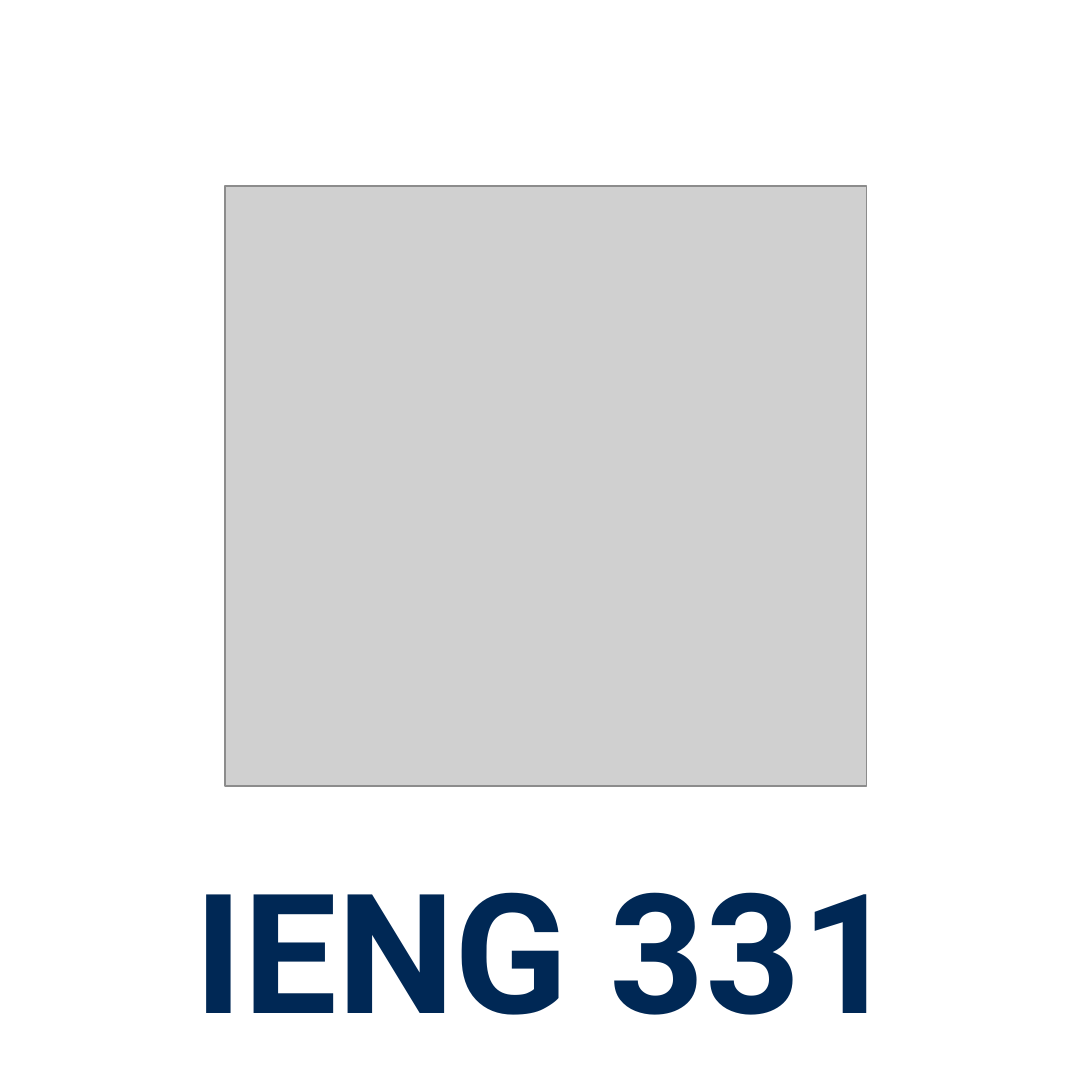
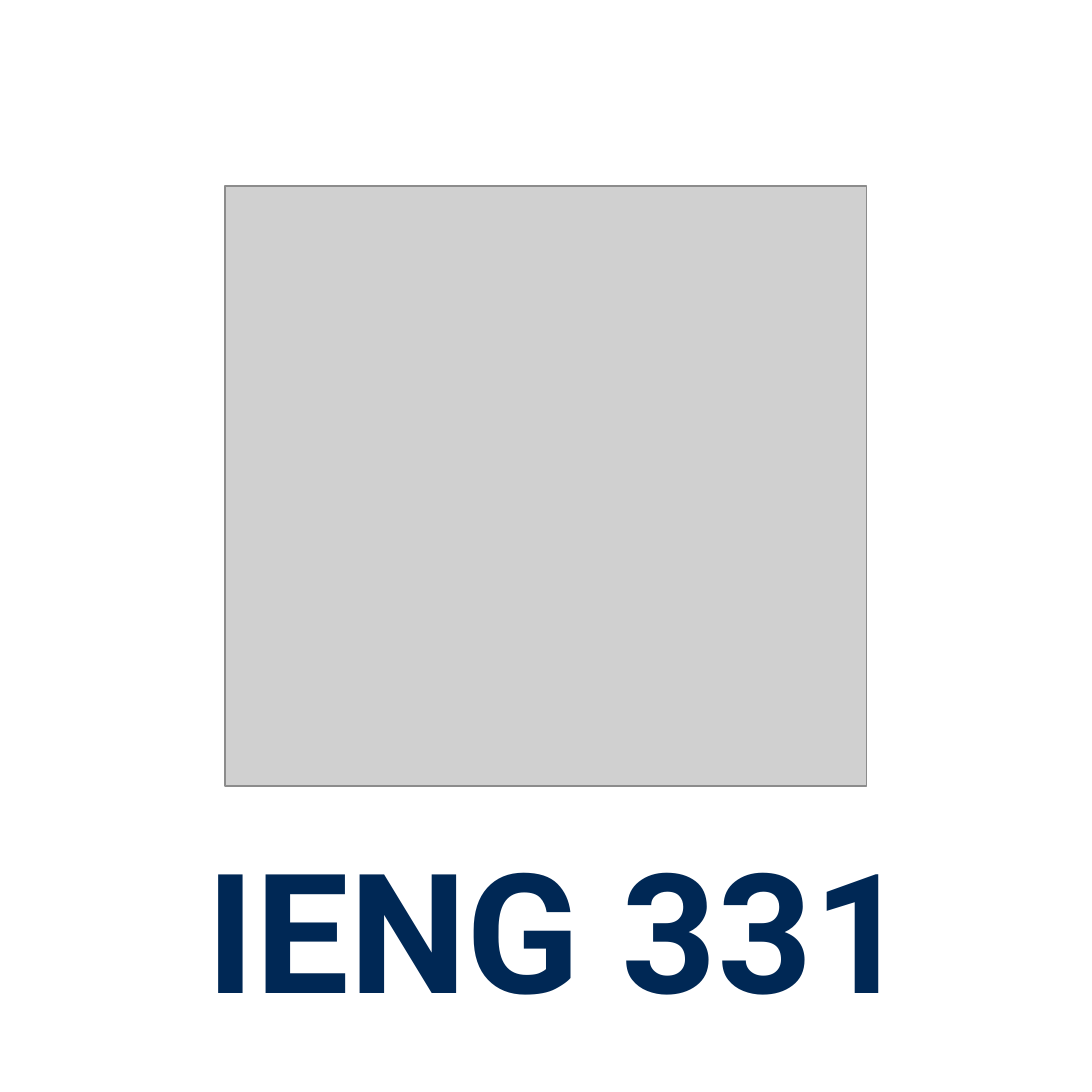
Before and after one commit to wvu-ieng-331/wvu-ieng-331.github.io, a slide deck: slide 1 of images/logo-ieng-331.pptx. Drawn at 1092x1092 pixels with LibreOffice and Linux fonts; fonts in the diff are those of the drawing; grey boxes stand for pictures. Boxes give left, top, right and bottom in pixels: in the first picture for what was removed or moved away, otherwise in the second. Text is boxed around its words. In the diff, an @@ line names an element or a change of style, - is before the commit and + after.

```diff
--- a/images/logo-ieng-331.pptx
+++ b/images/logo-ieng-331.pptx
@@ text "IENG 331": place and size @@
-text "IENG 331" at [195,892,897,1015]
+text "IENG 331" at [207,872,909,995]
```
Also in this commit, not shown: 2 other files.
